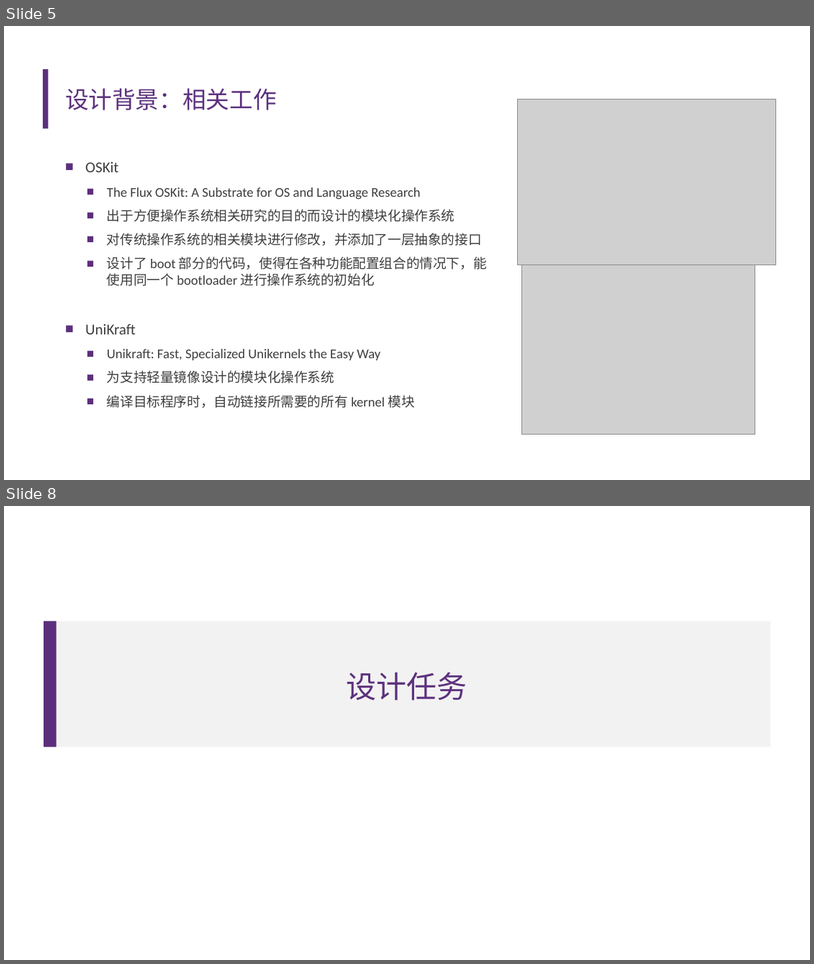
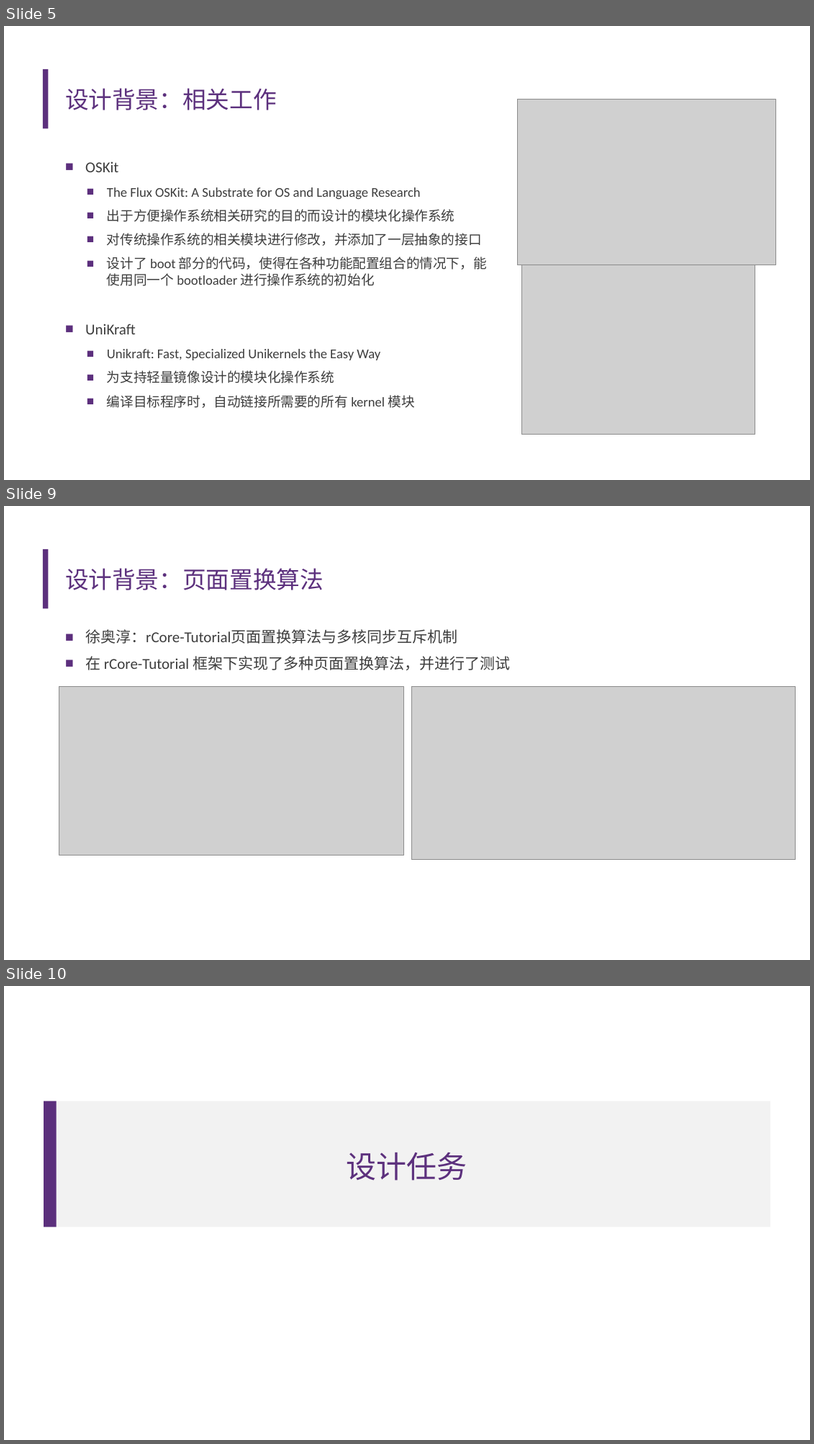
Before and after one commit to emily-jia/monoRCore, a slide deck: 开题报告.pptx. Shown one above the other, each under a label of ours: slides 5 and 8 before the commit, slides 5, 9 and 10 after it; the slides between them are not shown. The pictures are 814x964 and 814x1444 pixels, drawn with LibreOffice and Linux fonts; fonts in the diff are those of the drawing; grey boxes stand for pictures; background and template pictures are left out. Boxes give left, top, right and bottom in pixels: in the first picture for what was removed or moved away, otherwise in the second. Text is boxed around its words. In the diff, an @@ line names an element or a change of style, - is before the commit and + after.

```diff
--- a/开题报告.pptx
+++ b/开题报告.pptx
@@ slide 9 added at <box>4,506,810,960</box>, background #FFFFFF; not listed: 1 template element that a slide beside it also shows @@
@@ title added at <box>65,568,324,590</box>, 28 pt, text #5C307D @@
+设计背景：页面置换算法
@@ text added at <box>85,629,510,670</box>, 18 pt, text #3D3D3D @@
+■ 徐奥淳：rCore-Tutorial页面置换算法与多核同步互斥机制
+■ 在 rCore-Tutorial 框架下实现了多种页面置换算法，并进行了测试
@@ picture added at <box>59,686,404,855</box> @@
@@ picture added at <box>412,686,797,860</box> @@
@@ what was slide 8 is now slide 10 @@
```
Also in this commit, not shown: 4 slides changed, 1 other slide added.
